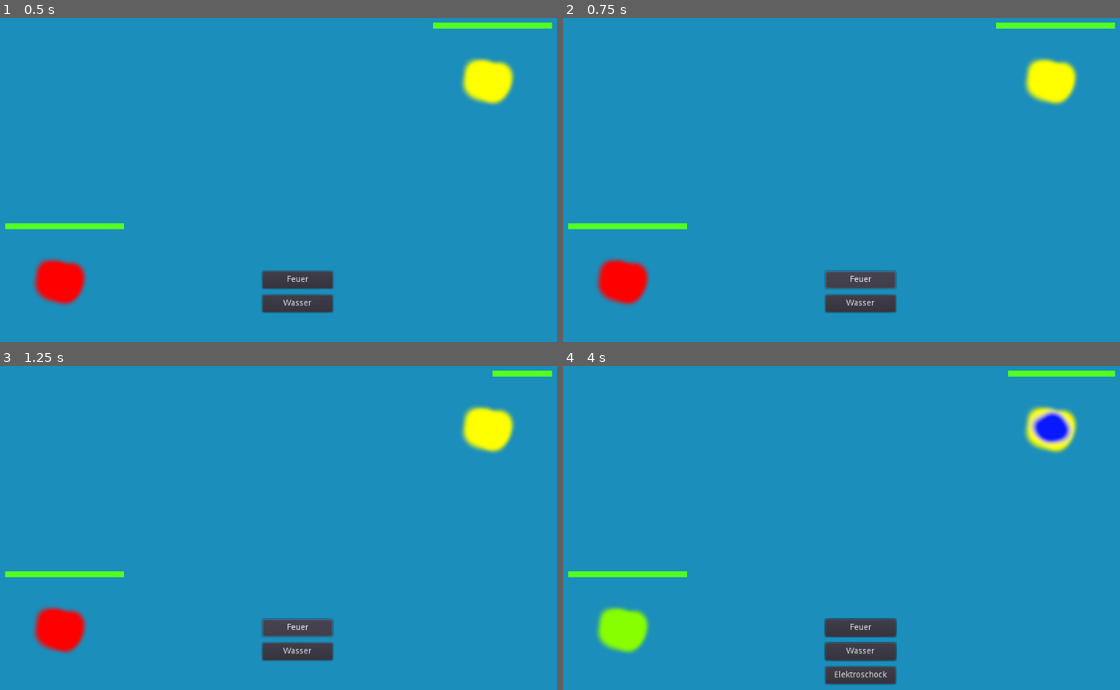
Above: before the commit, frames 1-4 (two rows, left to right).
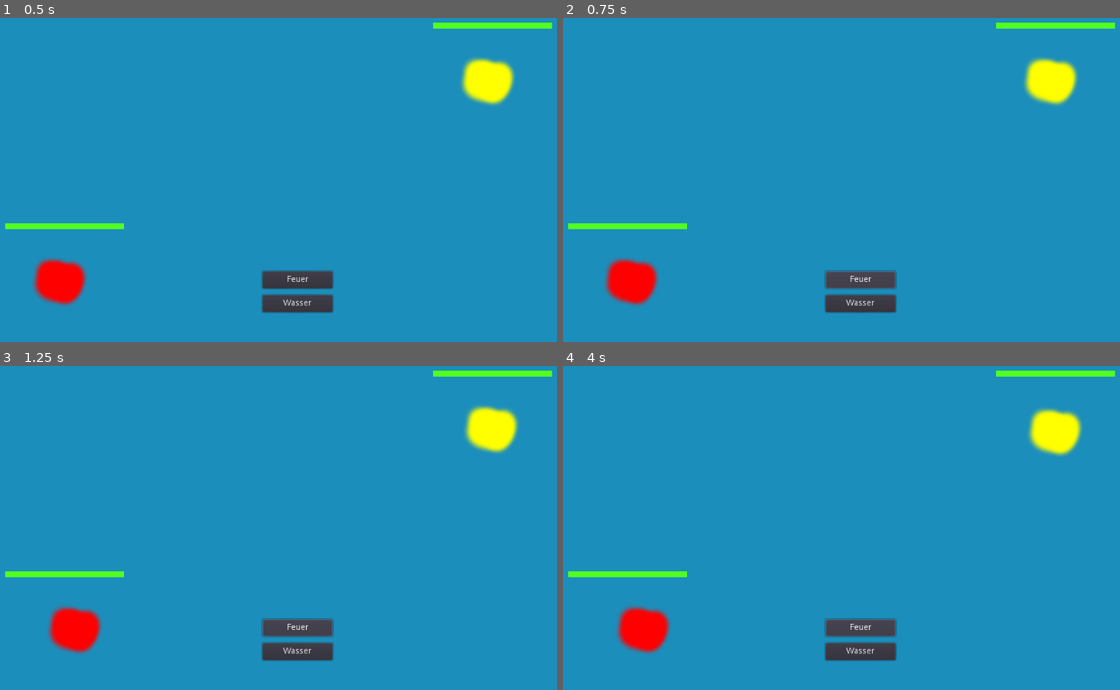
Above: after the commit, the same moments.

Repository: brean/MonsterFight
Game: Godot game, scene res://Scenes/Start.tscn
Two runs of this game, one before a commit and one after it. Both use one fixed random seed, a clock stepped at 60 frames per second and the inputs below.
Inputs:
- Up to frame 1 (0.5 s): no input
- Up to frame 2 (0.75 s): click "Feuer" at 0.5 s
- Up to frame 3 (1.25 s): no input
- Up to frame 4 (4 s): click "Wasser" at 1.25 s; click "Feuer" at 2 s; click "Wasser" at 2.75 s; click "Feuer" at 3.5 s

Frame 1 is identical in both runs. In frame 2, 0.8% of the frame differs, in the area x 5-18%, y 74-89%; in frame 3, 1.8%; in frame 4, 3.9%, in the area x 5-94%, y 1-99%.

Commit message:
attacking and hit(wiggle) animations

Diff:
--- a/Scenes/Monster.tscn
+++ b/Scenes/Monster.tscn
@@ -1,12 +1,10 @@
-[gd_scene load_steps=4 format=2]
+[gd_scene load_steps=3 format=2]
 
 [ext_resource path="res://Scripts/monster.gd" type="Script" id=1]
-[ext_resource path="res://Images/monster2.png" type="Texture" id=2]
 [ext_resource path="res://Images/health_bar.png" type="Texture" id=3]
 
-[node name="MonsterPlayer" type="Sprite"]
+[node name="Monster" type="Node2D"]
 position = Vector2( 147, 471 )
-texture = ExtResource( 2 )
 script = ExtResource( 1 )
 
 [node name="HealthBar" type="Sprite" parent="."]
--- /dev/null
+++ b/Scenes/Monster/Monster1.tscn
@@ -0,0 +1,111 @@
+[gd_scene load_steps=6 format=2]
+
+[ext_resource path="res://Images/monster1.png" type="Texture" id=1]
+
+[sub_resource type="Animation" id=4]
+resource_name = "AttackingLeft"
+tracks/0/type = "value"
+tracks/0/path = NodePath("MonsterImage:position")
+tracks/0/interp = 1
+tracks/0/loop_wrap = true
+tracks/0/imported = false
+tracks/0/enabled = true
+tracks/0/keys = {
+"times": PoolRealArray( 0, 0.5, 1 ),
+"transitions": PoolRealArray( 1, 1, 1 ),
+"update": 0,
+"values": [ Vector2( 0, 0 ), Vector2( -40, 0 ), Vector2( 0, 0 ) ]
+}
+tracks/1/type = "value"
+tracks/1/path = NodePath("MonsterImage:rotation_degrees")
+tracks/1/interp = 1
+tracks/1/loop_wrap = true
+tracks/1/imported = false
+tracks/1/enabled = true
+tracks/1/keys = {
+"times": PoolRealArray( 0, 0.5, 1 ),
+"transitions": PoolRealArray( 1, 1, 1 ),
+"update": 0,
+"values": [ 0.0, 0.0, 0.0 ]
+}
+
+[sub_resource type="Animation" id=2]
+resource_name = "AttackingRight"
+tracks/0/type = "value"
+tracks/0/path = NodePath("MonsterImage:position")
+tracks/0/interp = 1
+tracks/0/loop_wrap = true
+tracks/0/imported = false
+tracks/0/enabled = true
+tracks/0/keys = {
+"times": PoolRealArray( 0, 0.5, 1 ),
+"transitions": PoolRealArray( 1, 1, 1 ),
+"update": 0,
+"values": [ Vector2( 0, 0 ), Vector2( 40, 0 ), Vector2( 0, 0 ) ]
+}
+tracks/1/type = "value"
+tracks/1/path = NodePath("MonsterImage:rotation_degrees")
+tracks/1/interp = 1
+tracks/1/loop_wrap = true
+tracks/1/imported = false
+tracks/1/enabled = true
+tracks/1/keys = {
+"times": PoolRealArray( 0, 0.5, 1 ),
+"transitions": PoolRealArray( 1, 1, 1 ),
+"update": 0,
+"values": [ 0.0, 0.0, 0.0 ]
+}
+
+[sub_resource type="Animation" id=3]
+length = 0.001
+tracks/0/type = "value"
+tracks/0/path = NodePath("MonsterImage:position")
+tracks/0/interp = 1
+tracks/0/loop_wrap = true
+tracks/0/imported = false
+tracks/0/enabled = true
+tracks/0/keys = {
+"times": PoolRealArray( 0 ),
+"transitions": PoolRealArray( 1 ),
+"update": 0,
+"values": [ Vector2( 0, 0 ) ]
+}
+tracks/1/type = "value"
+tracks/1/path = NodePath("MonsterImage:rotation_degrees")
+tracks/1/interp = 1
+tracks/1/loop_wrap = true
+tracks/1/imported = false
+tracks/1/enabled = true
+tracks/1/keys = {
+"times": PoolRealArray( 0 ),
+"transitions": PoolRealArray( 1 ),
+"update": 0,
+"values": [ 0.0 ]
+}
+
+[sub_resource type="Animation" id=1]
+resource_name = "WiggleAttacked"
+length = 1.5
+tracks/0/type = "value"
+tracks/0/path = NodePath("MonsterImage:position")
+tracks/0/interp = 1
+tracks/0/loop_wrap = true
+tracks/0/imported = false
+tracks/0/enabled = true
+tracks/0/keys = {
+"times": PoolRealArray( 0.5, 0.8, 1, 1.2, 1.4 ),
+"transitions": PoolRealArray( 1, 1.31951, 1, 1, 1 ),
+"update": 0,
+"values": [ Vector2( 0, 0 ), Vector2( 10, 0 ), Vector2( 0, -1 ), Vector2( 8, 5 ), Vector2( 0, 0 ) ]
+}
+
+[node name="Monster" type="Node2D"]
+
+[node name="MonsterImage" type="Sprite" parent="."]
+texture = ExtResource( 1 )
+
+[node name="AnimationPlayer" type="AnimationPlayer" parent="."]
+anims/AttackingLeft = SubResource( 4 )
+anims/AttackingRight = SubResource( 2 )
+anims/RESET = SubResource( 3 )
+anims/WiggleAttacked = SubResource( 1 )
--- /dev/null
+++ b/Scenes/Monster/Monster2.tscn
@@ -0,0 +1,111 @@
+[gd_scene load_steps=6 format=2]
+
+[ext_resource path="res://Images/monster2.png" type="Texture" id=1]
+
+[sub_resource type="Animation" id=4]
+resource_name = "AttackingLeft"
+tracks/0/type = "value"
+tracks/0/path = NodePath("MonsterImage:position")
+tracks/0/interp = 1
+tracks/0/loop_wrap = true
+tracks/0/imported = false
+tracks/0/enabled = true
+tracks/0/keys = {
+"times": PoolRealArray( 0, 0.5, 1 ),
+"transitions": PoolRealArray( 1, 1, 1 ),
+"update": 0,
+"values": [ Vector2( 0, 0 ), Vector2( -40, 0 ), Vector2( 0, 0 ) ]
+}
+tracks/1/type = "value"
+tracks/1/path = NodePath("MonsterImage:rotation_degrees")
+tracks/1/interp = 1
+tracks/1/loop_wrap = true
+tracks/1/imported = false
+tracks/1/enabled = true
+tracks/1/keys = {
+"times": PoolRealArray( 0, 0.5, 1 ),
+"transitions": PoolRealArray( 1, 1, 1 ),
+"update": 0,
+"values": [ 0.0, 0.0, 0.0 ]
+}
+
+[sub_resource type="Animation" id=2]
+resource_name = "AttackingRight"
+tracks/0/type = "value"
+tracks/0/path = NodePath("MonsterImage:position")
+tracks/0/interp = 1
+tracks/0/loop_wrap = true
+tracks/0/imported = false
+tracks/0/enabled = true
+tracks/0/keys = {
+"times": PoolRealArray( 0, 0.5, 1 ),
+"transitions": PoolRealArray( 1, 1, 1 ),
+"update": 0,
+"values": [ Vector2( 0, 0 ), Vector2( 40, 0 ), Vector2( 0, 0 ) ]
+}
+tracks/1/type = "value"
+tracks/1/path = NodePath("MonsterImage:rotation_degrees")
+tracks/1/interp = 1
+tracks/1/loop_wrap = true
+tracks/1/imported = false
+tracks/1/enabled = true
+tracks/1/keys = {
+"times": PoolRealArray( 0, 0.5, 1 ),
+"transitions": PoolRealArray( 1, 1, 1 ),
+"update": 0,
+"values": [ 0.0, 0.0, 0.0 ]
+}
+
+[sub_resource type="Animation" id=3]
+length = 0.001
+tracks/0/type = "value"
+tracks/0/path = NodePath("MonsterImage:position")
+tracks/0/interp = 1
+tracks/0/loop_wrap = true
+tracks/0/imported = false
+tracks/0/enabled = true
+tracks/0/keys = {
+"times": PoolRealArray( 0 ),
+"transitions": PoolRealArray( 1 ),
+"update": 0,
+"values": [ Vector2( 0, 0 ) ]
+}
+tracks/1/type = "value"
+tracks/1/path = NodePath("MonsterImage:rotation_degrees")
+tracks/1/interp = 1
+tracks/1/loop_wrap = true
+tracks/1/imported = false
+tracks/1/enabled = true
+tracks/1/keys = {
+"times": PoolRealArray( 0 ),
+"transitions": PoolRealArray( 1 ),
+"update": 0,
+"values": [ 0.0 ]
+}
+
+[sub_resource type="Animation" id=1]
+resource_name = "WiggleAttacked"
+length = 1.5
+tracks/0/type = "value"
+tracks/0/path = NodePath("MonsterImage:position")
+tracks/0/interp = 1
+tracks/0/loop_wrap = true
+tracks/0/imported = false
+tracks/0/enabled = true
+tracks/0/keys = {
+"times": PoolRealArray( 0.5, 0.8, 1, 1.2, 1.4 ),
+"transitions": PoolRealArray( 1, 1.31951, 1, 1, 1 ),
+"update": 0,
+"values": [ Vector2( 0, 0 ), Vector2( 10, 0 ), Vector2( 0, -1 ), Vector2( 8, 5 ), Vector2( 0, 0 ) ]
+}
+
+[node name="Monster" type="Node2D"]
+
+[node name="MonsterImage" type="Sprite" parent="."]
+texture = ExtResource( 1 )
+
+[node name="AnimationPlayer" type="AnimationPlayer" parent="."]
+anims/AttackingLeft = SubResource( 4 )
+anims/AttackingRight = SubResource( 2 )
+anims/RESET = SubResource( 3 )
+anims/WiggleAttacked = SubResource( 1 )
--- /dev/null
+++ b/Scenes/Monster/Monster3.tscn
@@ -0,0 +1,111 @@
+[gd_scene load_steps=6 format=2]
+
+[ext_resource path="res://Images/monster3.png" type="Texture" id=1]
+
+[sub_resource type="Animation" id=4]
+resource_name = "AttackingLeft"
+tracks/0/type = "value"
+tracks/0/path = NodePath("MonsterImage:position")
+tracks/0/interp = 1
+tracks/0/loop_wrap = true
+tracks/0/imported = false
+tracks/0/enabled = true
+tracks/0/keys = {
+"times": PoolRealArray( 0, 0.5, 1 ),
+"transitions": PoolRealArray( 1, 1, 1 ),
+"update": 0,
+"values": [ Vector2( 0, 0 ), Vector2( -40, 0 ), Vector2( 0, 0 ) ]
+}
+tracks/1/type = "value"
+tracks/1/path = NodePath("MonsterImage:rotation_degrees")
+tracks/1/interp = 1
+tracks/1/loop_wrap = true
+tracks/1/imported = false
+tracks/1/enabled = true
+tracks/1/keys = {
+"times": PoolRealArray( 0, 0.5, 1 ),
+"transitions": PoolRealArray( 1, 1, 1 ),
+"update": 0,
+"values": [ 0.0, 0.0, 0.0 ]
+}
+
+[sub_resource type="Animation" id=2]
+resource_name = "AttackingRight"
+tracks/0/type = "value"
+tracks/0/path = NodePath("MonsterImage:position")
+tracks/0/interp = 1
+tracks/0/loop_wrap = true
+tracks/0/imported = false
+tracks/0/enabled = true
+tracks/0/keys = {
+"times": PoolRealArray( 0, 0.5, 1 ),
+"transitions": PoolRealArray( 1, 1, 1 ),
+"update": 0,
+"values": [ Vector2( 0, 0 ), Vector2( 40, 0 ), Vector2( 0, 0 ) ]
+}
+tracks/1/type = "value"
+tracks/1/path = NodePath("MonsterImage:rotation_degrees")
+tracks/1/interp = 1
+tracks/1/loop_wrap = true
+tracks/1/imported = false
+tracks/1/enabled = true
+tracks/1/keys = {
+"times": PoolRealArray( 0, 0.5, 1 ),
+"transitions": PoolRealArray( 1, 1, 1 ),
+"update": 0,
+"values": [ 0.0, 0.0, 0.0 ]
+}
+
+[sub_resource type="Animation" id=3]
+length = 0.001
+tracks/0/type = "value"
+tracks/0/path = NodePath("MonsterImage:position")
+tracks/0/interp = 1
+tracks/0/loop_wrap = true
+tracks/0/imported = false
+tracks/0/enabled = true
+tracks/0/keys = {
+"times": PoolRealArray( 0 ),
+"transitions": PoolRealArray( 1 ),
+"update": 0,
+"values": [ Vector2( 0, 0 ) ]
+}
+tracks/1/type = "value"
+tracks/1/path = NodePath("MonsterImage:rotation_degrees")
+tracks/1/interp = 1
+tracks/1/loop_wrap = true
+tracks/1/imported = false
+tracks/1/enabled = true
+tracks/1/keys = {
+"times": PoolRealArray( 0 ),
+"transitions": PoolRealArray( 1 ),
+"update": 0,
+"values": [ 0.0 ]
+}
+
+[sub_resource type="Animation" id=1]
+resource_name = "WiggleAttacked"
+length = 1.5
+tracks/0/type = "value"
+tracks/0/path = NodePath("MonsterImage:position")
+tracks/0/interp = 1
+tracks/0/loop_wrap = true
+tracks/0/imported = false
+tracks/0/enabled = true
+tracks/0/keys = {
+"times": PoolRealArray( 0.5, 0.8, 1, 1.2, 1.4 ),
+"transitions": PoolRealArray( 1, 1.31951, 1, 1, 1 ),
+"update": 0,
+"values": [ Vector2( 0, 0 ), Vector2( 10, 0 ), Vector2( 0, -1 ), Vector2( 8, 5 ), Vector2( 0, 0 ) ]
+}
+
+[node name="Monster" type="Node2D"]
+
+[node name="MonsterImage" type="Sprite" parent="."]
+texture = ExtResource( 1 )
+
+[node name="AnimationPlayer" type="AnimationPlayer" parent="."]
+anims/AttackingLeft = SubResource( 4 )
+anims/AttackingRight = SubResource( 2 )
+anims/RESET = SubResource( 3 )
+anims/WiggleAttacked = SubResource( 1 )
--- /dev/null
+++ b/Scenes/Monster/Monster4.tscn
@@ -0,0 +1,111 @@
+[gd_scene load_steps=6 format=2]
+
+[ext_resource path="res://Images/monster4.png" type="Texture" id=1]
+
+[sub_resource type="Animation" id=4]
+resource_name = "AttackingLeft"
+tracks/0/type = "value"
+tracks/0/path = NodePath("MonsterImage:position")
+tracks/0/interp = 1
+tracks/0/loop_wrap = true
+tracks/0/imported = false
+tracks/0/enabled = true
+tracks/0/keys = {
+"times": PoolRealArray( 0, 0.5, 1 ),
+"transitions": PoolRealArray( 1, 1, 1 ),
+"update": 0,
+"values": [ Vector2( 0, 0 ), Vector2( -40, 0 ), Vector2( 0, 0 ) ]
+}
+tracks/1/type = "value"
+tracks/1/path = NodePath("MonsterImage:rotation_degrees")
+tracks/1/interp = 1
+tracks/1/loop_wrap = true
+tracks/1/imported = false
+tracks/1/enabled = true
+tracks/1/keys = {
+"times": PoolRealArray( 0, 0.5, 1 ),
+"transitions": PoolRealArray( 1, 1, 1 ),
+"update": 0,
+"values": [ 0.0, 0.0, 0.0 ]
+}
+
+[sub_resource type="Animation" id=2]
+resource_name = "AttackingRight"
+tracks/0/type = "value"
+tracks/0/path = NodePath("MonsterImage:position")
+tracks/0/interp = 1
+tracks/0/loop_wrap = true
+tracks/0/imported = false
+tracks/0/enabled = true
+tracks/0/keys = {
+"times": PoolRealArray( 0, 0.5, 1 ),
+"transitions": PoolRealArray( 1, 1, 1 ),
+"update": 0,
+"values": [ Vector2( 0, 0 ), Vector2( 40, 0 ), Vector2( 0, 0 ) ]
+}
+tracks/1/type = "value"
+tracks/1/path = NodePath("MonsterImage:rotation_degrees")
+tracks/1/interp = 1
+tracks/1/loop_wrap = true
+tracks/1/imported = false
+tracks/1/enabled = true
+tracks/1/keys = {
+"times": PoolRealArray( 0, 0.5, 1 ),
+"transitions": PoolRealArray( 1, 1, 1 ),
+"update": 0,
+"values": [ 0.0, 0.0, 0.0 ]
+}
+
+[sub_resource type="Animation" id=3]
+length = 0.001
+tracks/0/type = "value"
+tracks/0/path = NodePath("MonsterImage:position")
+tracks/0/interp = 1
+tracks/0/loop_wrap = true
+tracks/0/imported = false
+tracks/0/enabled = true
+tracks/0/keys = {
+"times": PoolRealArray( 0 ),
+"transitions": PoolRealArray( 1 ),
+"update": 0,
+"values": [ Vector2( 0, 0 ) ]
+}
+tracks/1/type = "value"
+tracks/1/path = NodePath("MonsterImage:rotation_degrees")
+tracks/1/interp = 1
+tracks/1/loop_wrap = true
+tracks/1/imported = false
+tracks/1/enabled = true
+tracks/1/keys = {
+"times": PoolRealArray( 0 ),
+"transitions": PoolRealArray( 1 ),
+"update": 0,
+"values": [ 0.0 ]
+}
+
+[sub_resource type="Animation" id=1]
+resource_name = "WiggleAttacked"
+length = 1.5
+tracks/0/type = "value"
+tracks/0/path = NodePath("MonsterImage:position")
+tracks/0/interp = 1
+tracks/0/loop_wrap = true
+tracks/0/imported = false
+tracks/0/enabled = true
+tracks/0/keys = {
+"times": PoolRealArray( 0.5, 0.8, 1, 1.2, 1.4 ),
+"transitions": PoolRealArray( 1, 1.31951, 1, 1, 1 ),
+"update": 0,
+"values": [ Vector2( 0, 0 ), Vector2( 10, 0 ), Vector2( 0, -1 ), Vector2( 8, 5 ), Vector2( 0, 0 ) ]
+}
+
+[node name="Monster" type="Node2D"]
+
+[node name="MonsterImage" type="Sprite" parent="."]
+texture = ExtResource( 1 )
+
+[node name="AnimationPlayer" type="AnimationPlayer" parent="."]
+anims/AttackingLeft = SubResource( 4 )
+anims/AttackingRight = SubResource( 2 )
+anims/RESET = SubResource( 3 )
+anims/WiggleAttacked = SubResource( 1 )
--- a/Scripts/SpawnGame.gd
+++ b/Scripts/SpawnGame.gd
@@ -8,7 +8,7 @@
 
 export var player_monster = [
 	{
-		"image": preload("res://Images/monster1.png"),
+		"image": preload("res://Scenes/Monster/Monster1.tscn"),
 		"health": 100,
 		"damage": {
 			"fire": 50,
@@ -18,7 +18,7 @@
 		"attacks": ["fire", "water"]
 	},
 	{
-		"image": preload("res://Images/monster2.png"),
+		"image": preload("res://Scenes/Monster/Monster2.tscn"),
 		"health": 100,
 		"damage": {
 			"fire": 50,
@@ -30,7 +30,7 @@
 ]
 export var enemy_monster = [
 	{
-		"image": preload("res://Images/monster3.png"),
+		"image": preload("res://Scenes/Monster/Monster3.tscn"),
 		"health": 100,
 		"damage": {
 			"fire": 50,
@@ -40,7 +40,7 @@
 		"attacks": ["fire", "water"]
 	},
 	{
-		"image": preload("res://Images/monster4.png"),
+		"image": preload("res://Scenes/Monster/Monster4.tscn"),
 		"health": 100,
 		"damage": {
 			"fire": 50,
@@ -70,7 +70,7 @@
 	add_child(inst)
 	inst.name = name
 	inst.player = player
-	inst.texture = data.image
+	inst.add_child(data.image.instance())
 	inst.health = data.health
 	inst.damage = data.damage
 	if not player:
--- a/Scripts/attack_btn.gd
+++ b/Scripts/attack_btn.gd
@@ -3,5 +3,7 @@
 export var _type = "fire"
 
 func _pressed():
-	var monster = get_node("../../MonsterEnemy")
-	monster.attack(_type)
+	var enemy_monster = get_node("../../MonsterEnemy")
+	enemy_monster.attack(_type)
+	var player_monster = get_node("../../MonsterPlayer")
+	player_monster.play_attacking()
--- a/Scripts/monster.gd
+++ b/Scripts/monster.gd
@@ -12,9 +12,9 @@
 }
 export var player = true
 var attacks = ["fire", "water", "electro"]
-export var fight_time = .5
+export var fight_time = 2
 
-var attack_animation = false
+var attack_animation_playing = false
 var attack_type = ''
 var time = 0
 var start_time = 0
@@ -26,7 +26,9 @@
 
 
 func attack(_type):
-	attack_animation = true
+	# attack is called on the other monster that gets attacked
+	attack_animation_playing = true
+	play_getting_attacked()
 	start_time = time
 	attack_type = _type
 
@@ -41,15 +43,31 @@
 		get_node("..").remove_monster(player)
 
 func fight_back():
+	play_attacking()
 	var current_attack = attacks[randi() % attacks.size()]
 	get_node("../MonsterPlayer").attack(current_attack)
+
+func play_attacking():
+	# short animation that the monster is attacking the other one (short jump)
+	var ani_player = get_node("Monster/AnimationPlayer")
+	if ani_player:
+		if player:
+			ani_player.play("AttackingRight")
+		else:
+			ani_player.play("AttackingLeft")
+
+func play_getting_attacked():
+	# play short animation that the monster is attacked (short wiggle)
+	var ani_player = get_node("Monster/AnimationPlayer")
+	if ani_player:
+		ani_player.play("WiggleAttacked")
 
 # Called every frame. 'delta' is the elapsed time since the previous frame.
 func _process(delta):
 	time += delta
-	if attack_animation and start_time + fight_time < time:
+	if attack_animation_playing and start_time + fight_time < time:
 		calculate_attack()
-		attack_animation = false
+		attack_animation_playing = false
 	# Zeichne den Health-Balken neu (health * 2)
 	get_node("HealthBar").scale.x = health * 2
 	if player:
